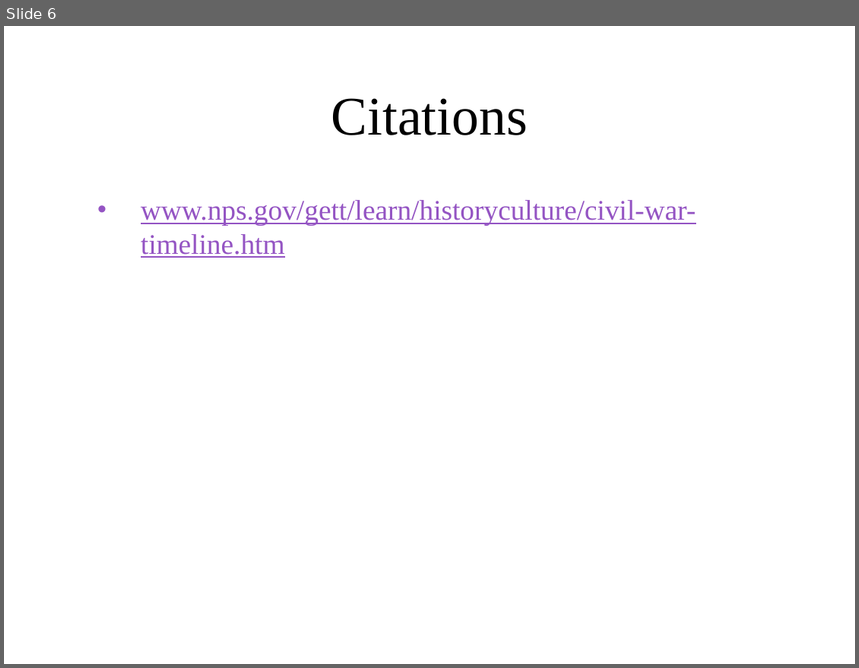
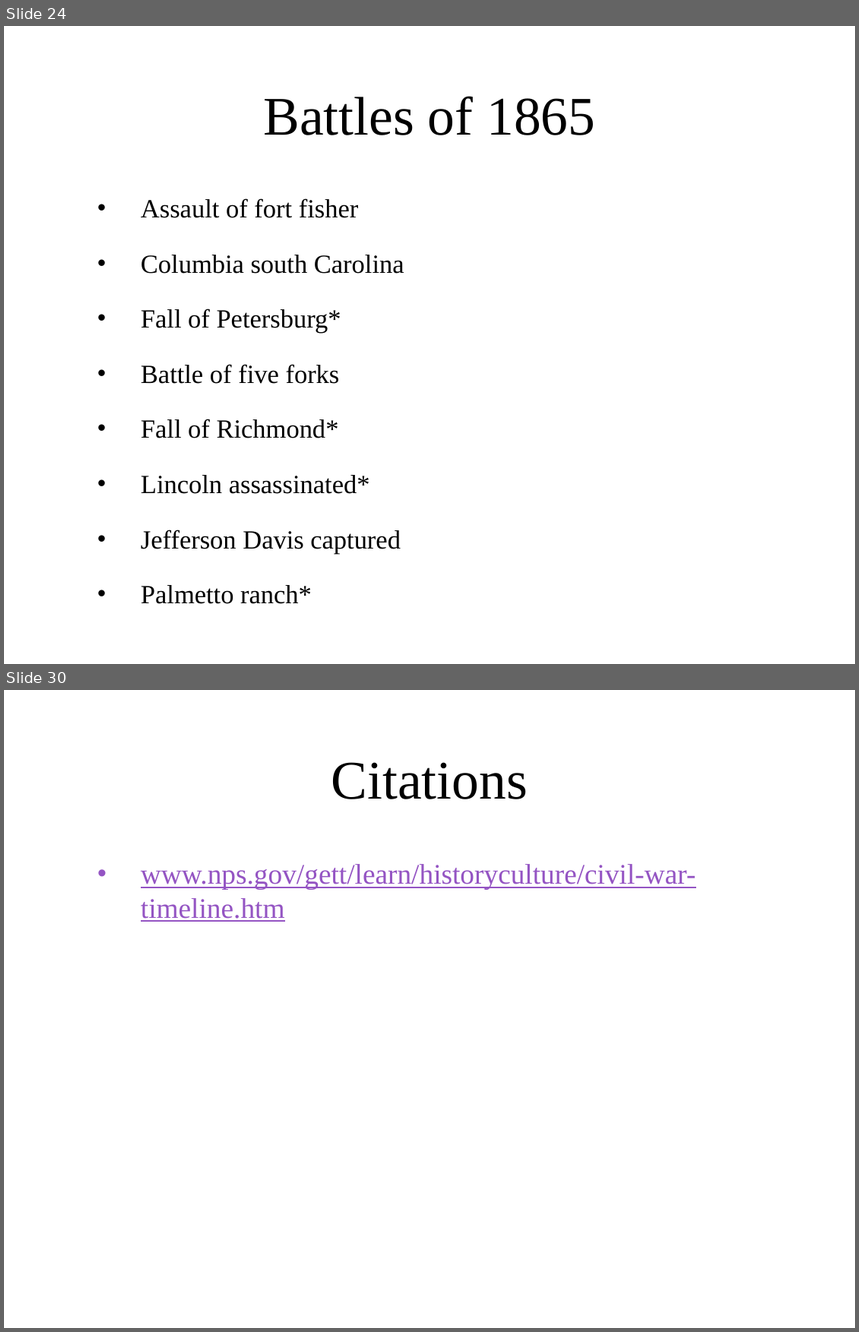
Before and after one commit to ngb3748/SS-Archive-proj, a slide deck: Archive project.pptx. Shown one above the other, each under a label of ours: slide 6 before the commit, slides 24 and 30 after it; the slides between them are not shown. The pictures are 859x668 and 859x1332 pixels, drawn with LibreOffice and Linux fonts; fonts in the diff are those of the drawing; background and template pictures are left out. Boxes give left, top, right and bottom in pixels: in the first picture for what was removed or moved away, otherwise in the second. Text is boxed around its words. In the diff, an @@ line names an element or a change of style, - is before the commit and + after.

```diff
--- a/Archive project.pptx
+++ b/Archive project.pptx
@@ slide 24 added at [4, 26, 855, 664], background picture (left out) @@
@@ title added at [263, 96, 595, 135], 46 pt, text #000000 @@
+Battles of 1865
@@ text added at [141, 199, 405, 553], 22.2 pt, text #000000 @@
+• Assault of fort fisher
+• Columbia south Carolina
+• Fall of Petersburg*
+• Battle of five forks
+• Fall of Richmond*
+• Lincoln assassinated*
+• Jefferson Davis captured
+• Palmetto ranch*
@@ what was slide 6 is now slide 30 @@
```
Also in this commit, not shown: 5 slides changed, 23 other slides added.
